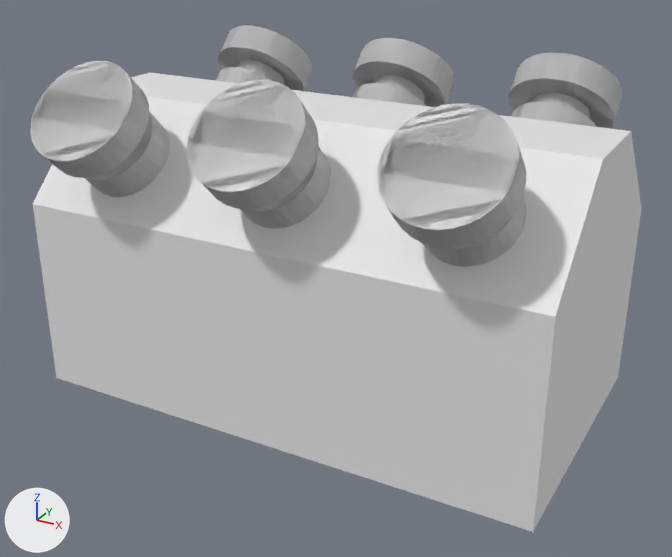
One commit to the Blender file Assets/Groups/Group S/Models/raws/motor.blend: the scene before it, then after it.
Camera for both pictures: a camera (50 mm lens) standing at (1.44, -2.62, 1.21) and looking at (-0.04, 0.05, -0.13). Arrows for +X, +Y and +Z are at lower left; the lights stay in place.
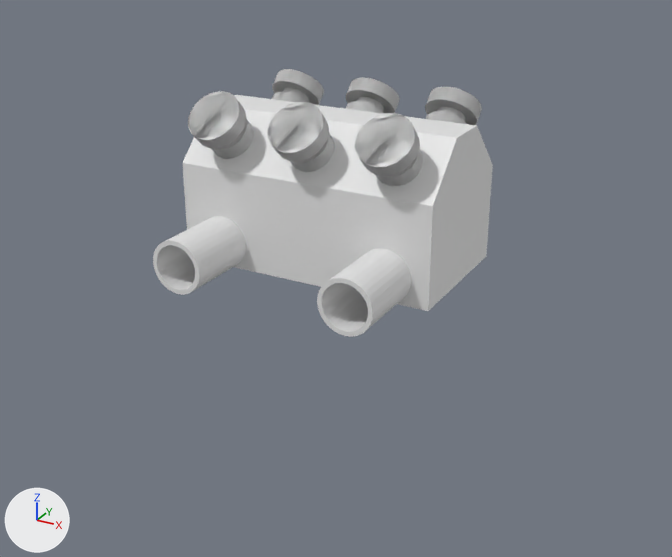
Scene script edits in JSON lines:
```json
{"block": "me_cube_001", "where": "me_cube_001.from_pydata(...)  # 12 vertices, 8 faces; spans x -0.9..0.9, y -0.5..0.5, z -0.5..0.5"}
{"block": "me_cube_001", "where": "# used by ob_base_block; location = (0.0, 0.0, 0.0)"}
{"block": "me_cube_001", "change": "me_cube_001 part 1: the whole mesh is scaled about its middle by 0.5"}
{"block": "me_cylinder_005", "where": "me_cylinder_005.from_pydata(...)  # 384 vertices, 204 faces; spans x -0.18..0.18, y -0.163..0.403, z -0.403..0.163"}
{"block": "me_cylinder_005", "where": "# used by ob_cylinder_004; location = (0.0, -0.5, 0.5)"}
{"block": "me_cylinder_005", "change": "me_cylinder_005 part 2: the whole mesh is scaled about the mesh origin by 0.5"}
{"block": "me_cylinder_009", "where": "me_cylinder_009.from_pydata(...)  # 384 vertices, 204 faces; spans x -0.18..0.18, y -0.163..0.403, z -0.403..0.163"}
{"block": "me_cylinder_009", "where": "# used by ob_cylinder_002; location = (0.6, -0.5, 0.5)"}
{"block": "me_cylinder_009", "change": "me_cylinder_009 part 3: the whole mesh is scaled about the mesh origin by 0.5"}
{"block": "me_cylinder_011", "where": "me_cylinder_011.from_pydata(...)  # 384 vertices, 204 faces; spans x -0.18..0.18, y -0.163..0.403, z -0.403..0.163"}
{"block": "me_cylinder_011", "where": "# used by ob_cylinder_005; location = (-0.6, -0.5, 0.5)"}
{"block": "me_cylinder_011", "change": "me_cylinder_011 part 4: the whole mesh is scaled about the mesh origin by 0.5"}
{"block": "me_cylinder_012", "where": "me_cylinder_012.from_pydata(...)  # 384 vertices, 204 faces; spans x -0.18..0.18, y -0.403..0.163, z -0.403..0.163"}
{"block": "me_cylinder_012", "where": "# used by ob_cylinder_006; location = (-0.6, 0.5, 0.5)"}
{"block": "me_cylinder_012", "change": "me_cylinder_012 part 5: the whole mesh is scaled about the mesh origin by 0.5"}
{"block": "me_cylinder_013", "where": "me_cylinder_013.from_pydata(...)  # 384 vertices, 204 faces; spans x -0.18..0.18, y -0.403..0.163, z -0.403..0.163"}
{"block": "me_cylinder_013", "where": "# used by ob_cylinder_007; location = (0.0, 0.5, 0.5)"}
{"block": "me_cylinder_013", "change": "me_cylinder_013 part 6: the whole mesh is scaled about the mesh origin by 0.5"}
{"block": "me_cylinder_014", "where": "me_cylinder_014.from_pydata(...)  # 384 vertices, 204 faces; spans x -0.18..0.18, y -0.403..0.163, z -0.403..0.163"}
{"block": "me_cylinder_014", "where": "# used by ob_cylinder_008; location = (0.6, 0.5, 0.5)"}
{"block": "me_cylinder_014", "change": "me_cylinder_014 part 7: the whole mesh is scaled about the mesh origin by 0.5"}
{"op": "set", "path": "ob_base_block.location", "old": "(0.0, 0.0, 0.0)", "new": "(0.0, 0.0, 0.229)"}
{"op": "set", "path": "ob_cylinder_004.location", "old": "(0.0, -0.5, 0.5)", "new": "(0.0, -0.25, 0.479)"}
{"op": "set", "path": "ob_cylinder_002.location", "old": "(0.6, -0.5, 0.5)", "new": "(0.3, -0.25, 0.479)"}
{"op": "set", "path": "ob_cylinder_005.location", "old": "(-0.6, -0.5, 0.5)", "new": "(-0.3, -0.25, 0.479)"}
{"op": "set", "path": "ob_cylinder_006.location", "old": "(-0.6, 0.5, 0.5)", "new": "(-0.3, 0.25, 0.479)"}
{"op": "set", "path": "ob_cylinder_007.location", "old": "(0.0, 0.5, 0.5)", "new": "(0.0, 0.25, 0.479)"}
{"op": "set", "path": "ob_cylinder_008.location", "old": "(0.6, 0.5, 0.5)", "new": "(0.3, 0.25, 0.479)"}
```

Location of each change, [x1, y1, x2, y2] in pixels of the pictures (672 x 557 px):
```json
{"object": "base block", "change": "mesh rescaled, moved", "before": [33, 72, 642, 532], "after": [183, 95, 493, 311], "on screen": "49% narrower, 53% shorter"}
{"object": "Cylinder.002", "change": "mesh rescaled, moved", "before": [377, 103, 526, 267], "after": [355, 113, 423, 186], "on screen": "54% narrower, 55% shorter"}
{"object": "Cylinder.005", "change": "mesh rescaled, moved", "before": [30, 61, 170, 197], "after": [188, 91, 254, 159], "on screen": "52% narrower, 50% shorter"}
{"object": "Cylinder.004", "change": "mesh rescaled, moved", "before": [187, 80, 331, 229], "after": [268, 102, 335, 172], "on screen": "53% narrower, 53% shorter"}
{"object": "Cylinder.008", "change": "mesh rescaled, moved", "before": [508, 53, 622, 129], "after": [425, 87, 482, 125], "on screen": "50% narrower, 49% shorter"}
{"object": "Cylinder.007", "change": "mesh rescaled, moved", "before": [353, 38, 455, 107], "after": [345, 77, 399, 114], "on screen": "47% narrower, 46% shorter"}
{"object": "Cylinder.006", "change": "mesh rescaled, moved", "before": [216, 25, 313, 91], "after": [272, 69, 324, 105], "on screen": "46% narrower, 45% shorter"}
{"object": "exhaust l", "change": "unchanged, uncovered by the edit", "after": [317, 248, 411, 337]}
{"object": "exhaust r", "change": "unchanged, uncovered by the edit", "after": [153, 216, 246, 295]}
```
